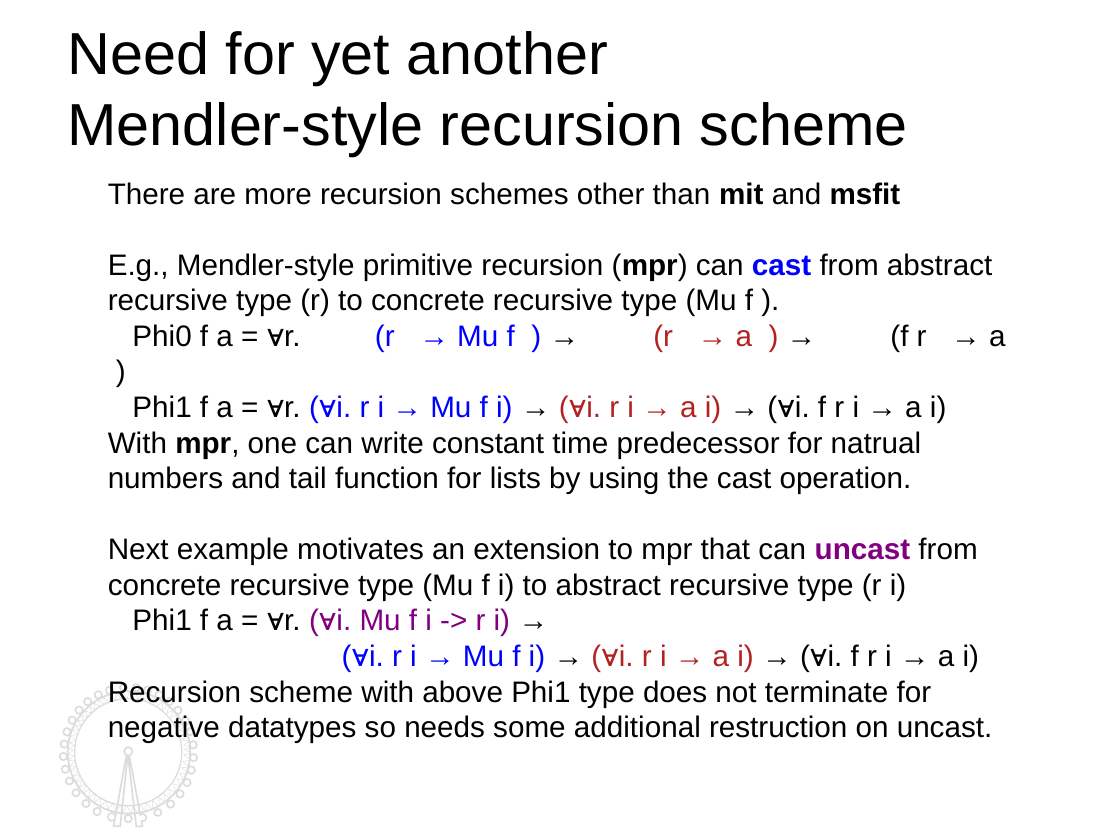
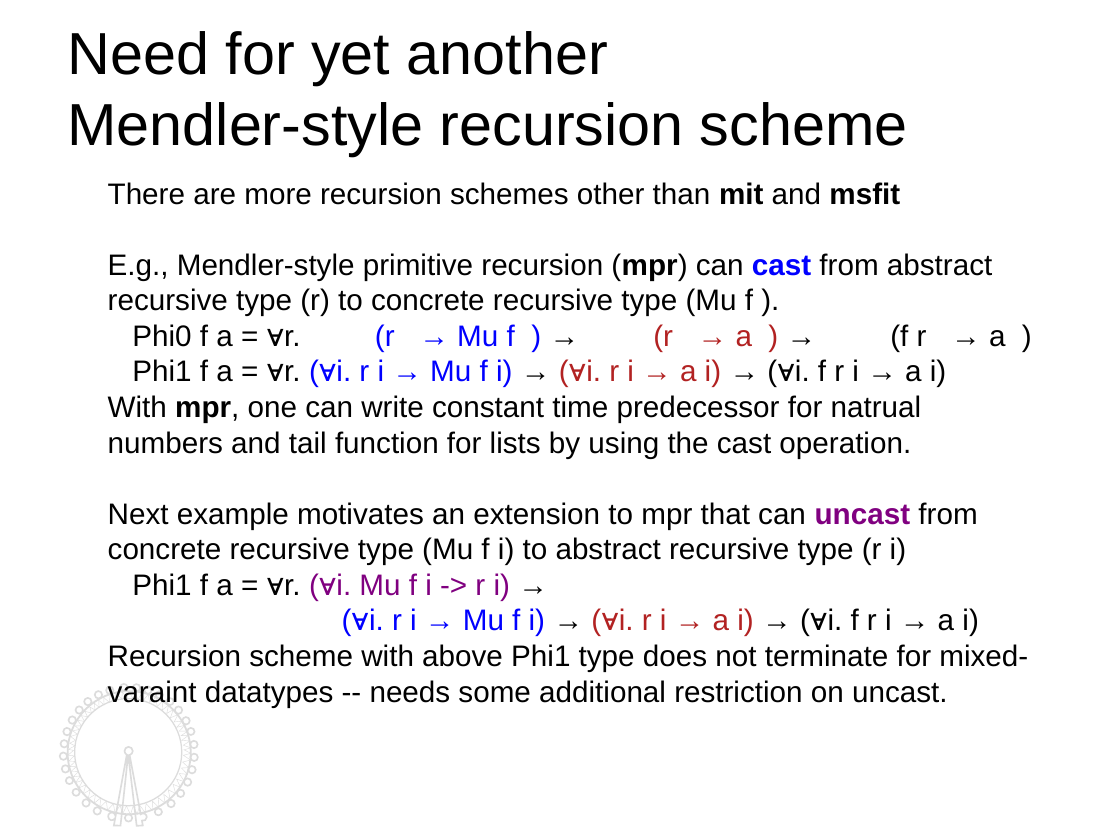
Before and after one commit to kyagrd/nax, a slide deck: slide 14 of trunk/draft/TYPES13/ppt/myslide.odp. Drawn at 1120x840 pixels with LibreOffice and Linux fonts; fonts in the diff are those of the drawing. Boxes give left, top, right and bottom in pixels: in the first picture for what was removed or moved away, otherwise in the second. Text is boxed around its words. In the diff, an @@ line names an element or a change of style, - is before the commit and + after.

```diff
--- a/trunk/draft/TYPES13/ppt/myslide.odp
+++ b/trunk/draft/TYPES13/ppt/myslide.odp
@@ text at bbox=[108, 644, 1028, 707]: text changed @@
-Recursion scheme with above Phi1 type does not terminate for negative datatypes so needs some additional restruction on uncast.
+Recursion scheme with above Phi1 type does not terminate for mixed-varaint datatypes -- needs some additional restriction on uncast.
@@ outline redrawn in 3 elements at bbox=[59, 685, 197, 827], bbox=[68, 692, 191, 815], bbox=[68, 692, 191, 815] @@
```
Also in this commit, not shown: 16 other slides changed, 1 other file.
